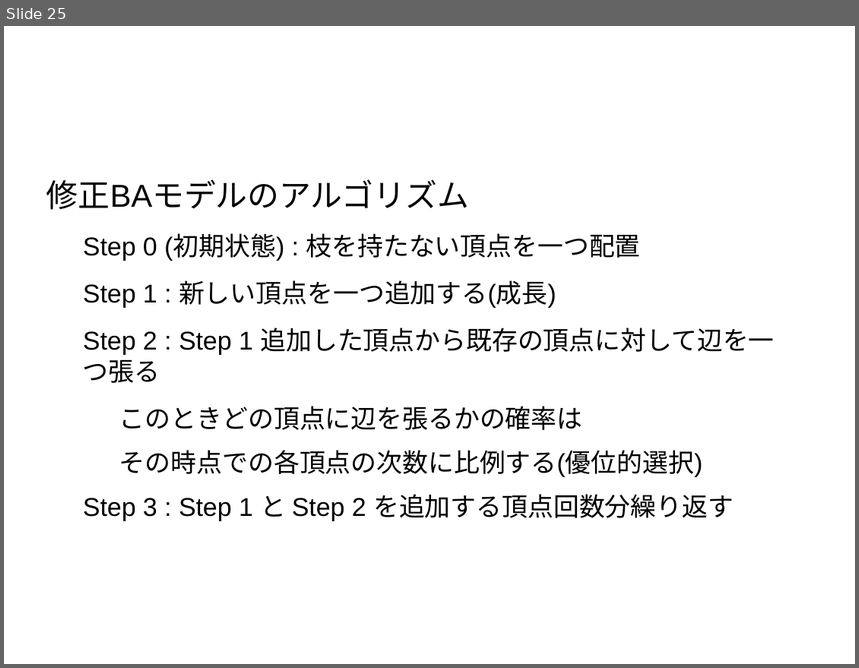
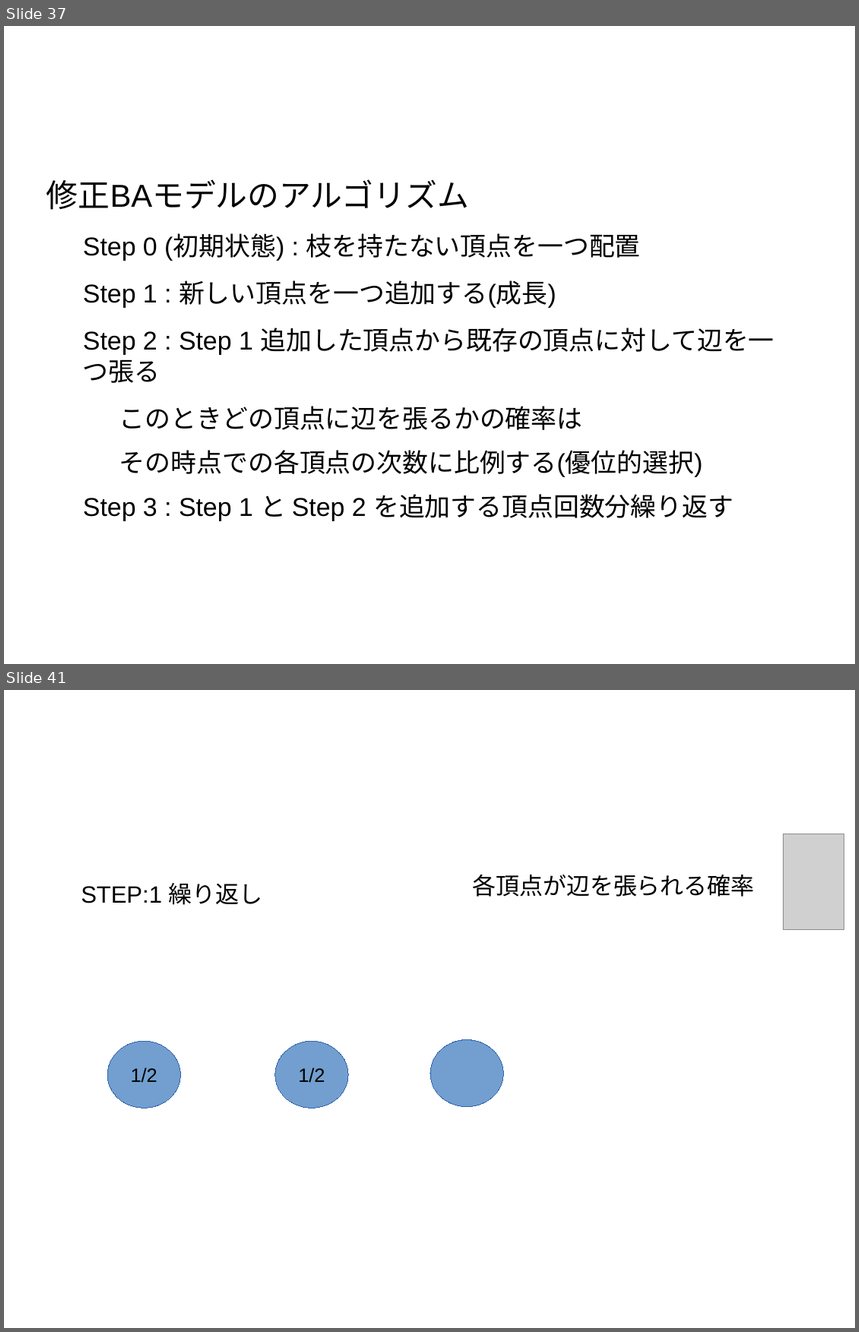
Before and after one commit to awesomest/NetWork_g-2015, a slide deck: 中間発表.odp. Shown one above the other, each under a label of ours: slide 25 before the commit, slides 37 and 41 after it; the slides between them are not shown. The pictures are 859x668 and 859x1332 pixels, drawn with LibreOffice and Linux fonts; fonts in the diff are those of the drawing; grey boxes stand for pictures; background and template pictures are left out. Boxes give left, top, right and bottom in pixels: in the first picture for what was removed or moved away, otherwise in the second. Text is boxed around its words. In the diff, an @@ line names an element or a change of style, - is before the commit and + after.

```diff
--- a/中間発表.odp
+++ b/中間発表.odp
@@ slide 41 added at (x1=4, y1=690, x2=855, y2=1328), background #FFFFFF @@
@@ title added at (x1=47, y1=716, x2=648, y2=822), 47.6 pt, text #FFFFFF @@
+修正BAモデル
@@ picture added at (x1=783, y1=834, x2=845, y2=930) @@
@@ text added at (x1=81, y1=883, x2=263, y2=905), 22 pt, text #000000 @@
+STEP:1 繰り返し
@@ text added at (x1=472, y1=875, x2=755, y2=897), 22 pt, text #000000 @@
+各頂点が辺を張られる確率
@@ ellipse added at (x1=107, y1=1041, x2=181, y2=1109), fill #729FCF, outline #3465AF 0 pt, 18 pt, text #000000 @@
+1/2
@@ ellipse added at (x1=275, y1=1041, x2=348, y2=1109), fill #729FCF, outline #3465AF 0 pt, 18 pt, text #000000 @@
+1/2
@@ ellipse added at (x1=430, y1=1040, x2=504, y2=1107), fill #729FCF, outline #3465AF 0 pt @@
@@ what was slide 25 is now slide 37 @@
```
Also in this commit, not shown: 22 other slides added, 1 other file.
